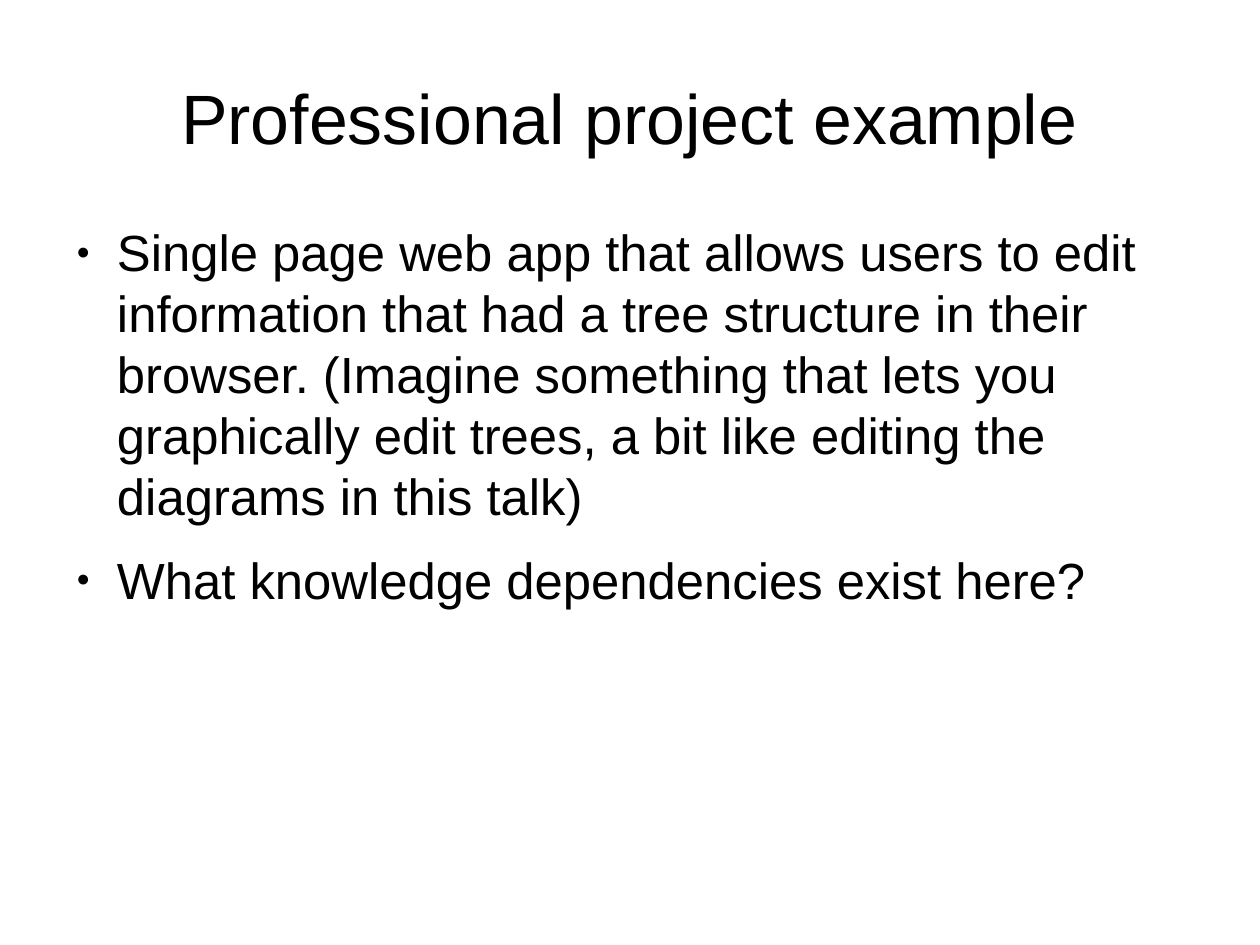
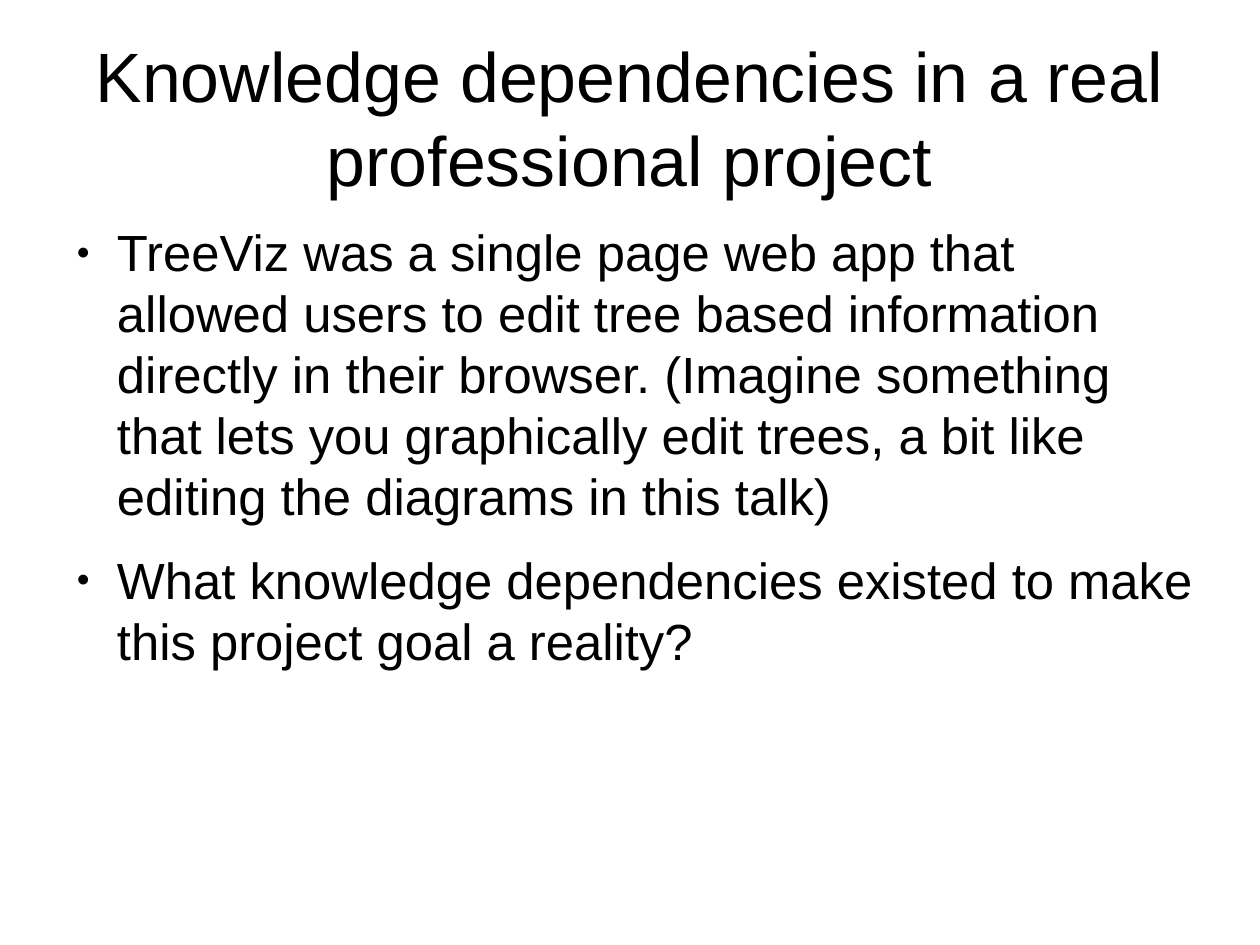
Before and after one commit to shuttle1987/CompCon2016, a slide deck: slide 11 of Slides.odp (slide 10 before the commit). Drawn at 1260x945 pixels with LibreOffice and Linux fonts; fonts in the diff are those of the drawing. Boxes give left, top, right and bottom in pixels: in the first picture for what was removed or moved away, otherwise in the second. Text is boxed around its words. In the diff, an @@ line names an element or a change of style, - is before the commit and + after.

Commit message:
Update slides

```diff
--- a/Slides.odp
+++ b/Slides.odp
@@ title at box(96, 51, 1162, 199): text changed @@
-Professional project example
+Knowledge dependencies in a real professional project
@@ text at box(117, 234, 1192, 670): text changed @@
-● Single page web app that allows users to edit information that had a tree structure in their browser. (Imagine something that lets you graphically edit trees, a bit like editing the diagrams in this talk)
-● What knowledge dependencies exist here?
+● TreeViz was a single page web app that allowed users to edit tree based information directly in their browser. (Imagine something that lets you graphically edit trees, a bit like editing the diagrams in this talk)
+● What knowledge dependencies existed to make this project goal a reality?
```
Also in this commit, not shown: 10 other slides changed, 5 slides added, 3 slides removed.
